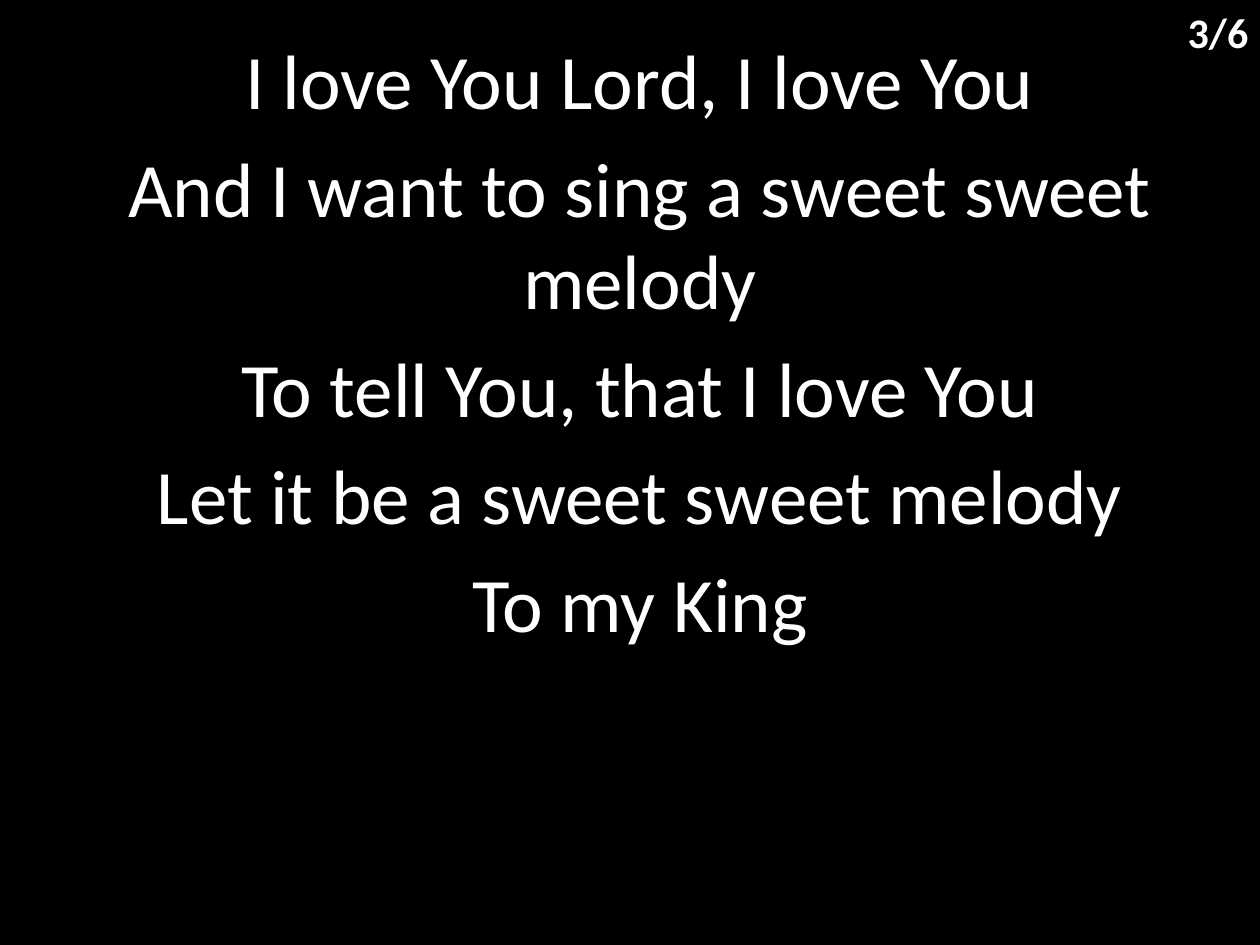
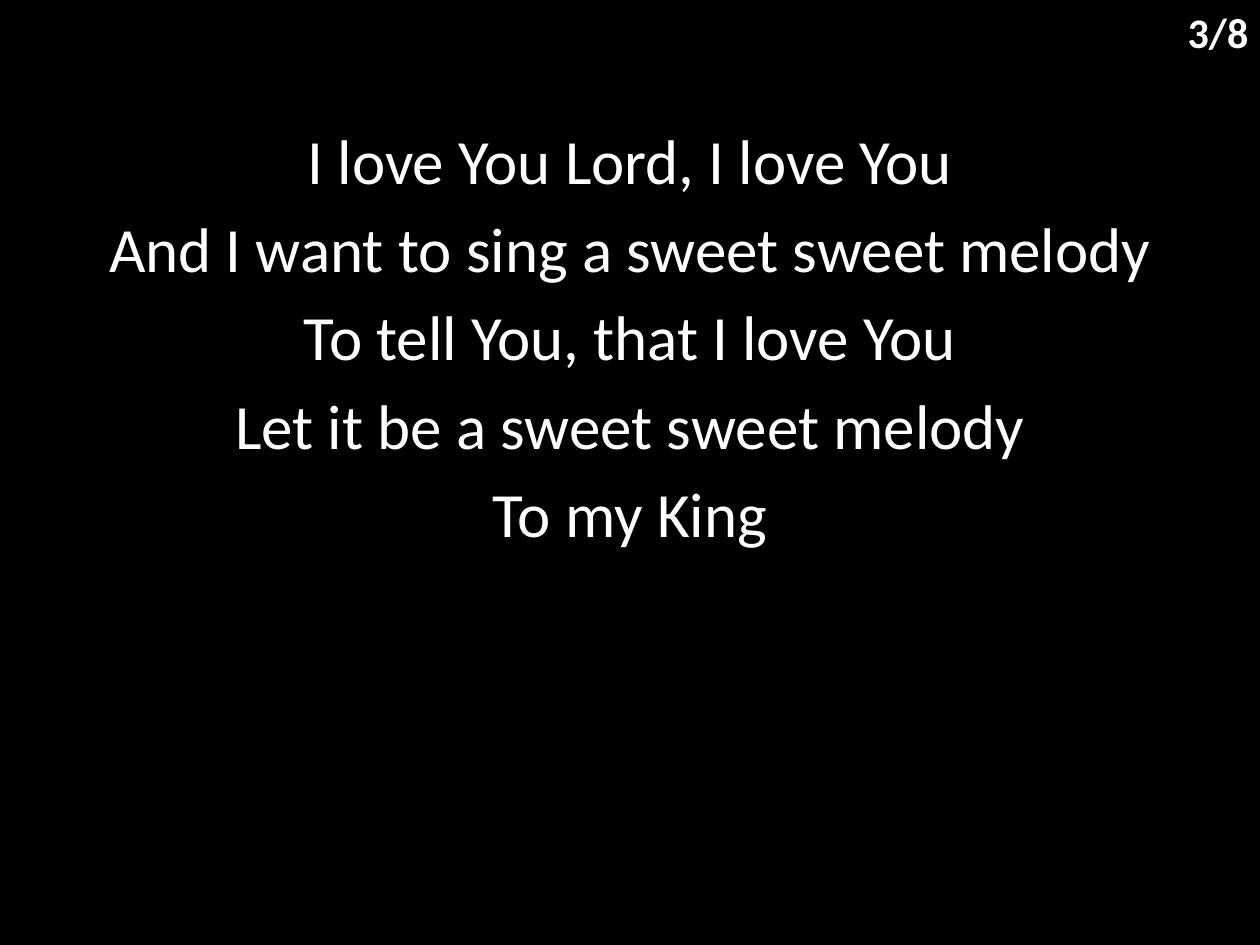
Before and after one commit to hoo-are-ya/worship, a slide deck: slide 4 of docs/songs/i love you lord - to my king.pptx. Drawn at 1260x945 pixels with LibreOffice and Linux fonts; fonts in the diff are those of the drawing. Boxes give left, top, right and bottom in pixels: in the first picture for what was removed or moved away, otherwise in the second. Text is boxed around its words. In the diff, an @@ line names an element or a change of style, - is before the commit and + after.

```diff
--- a/docs/songs/i love you lord - to my king.pptx
+++ b/docs/songs/i love you lord - to my king.pptx
@@ text at (1188,18,1249,50): text changed @@
-3/6
+3/8
@@ subtitle "I love You Lord, I ...": place and size @@
-subtitle "I love You Lord, I ..." at (128,55,1150,646)
+subtitle "I love You Lord, I ..." at (109,140,1150,548)
@@ subtitle "I love You Lord, I ..." at (109,140,1150,548): size 44 to 36 pt; less space between paragraphs @@
```
Also in this commit, not shown: 5 other slides changed, 2 slides added, 5 other files.
